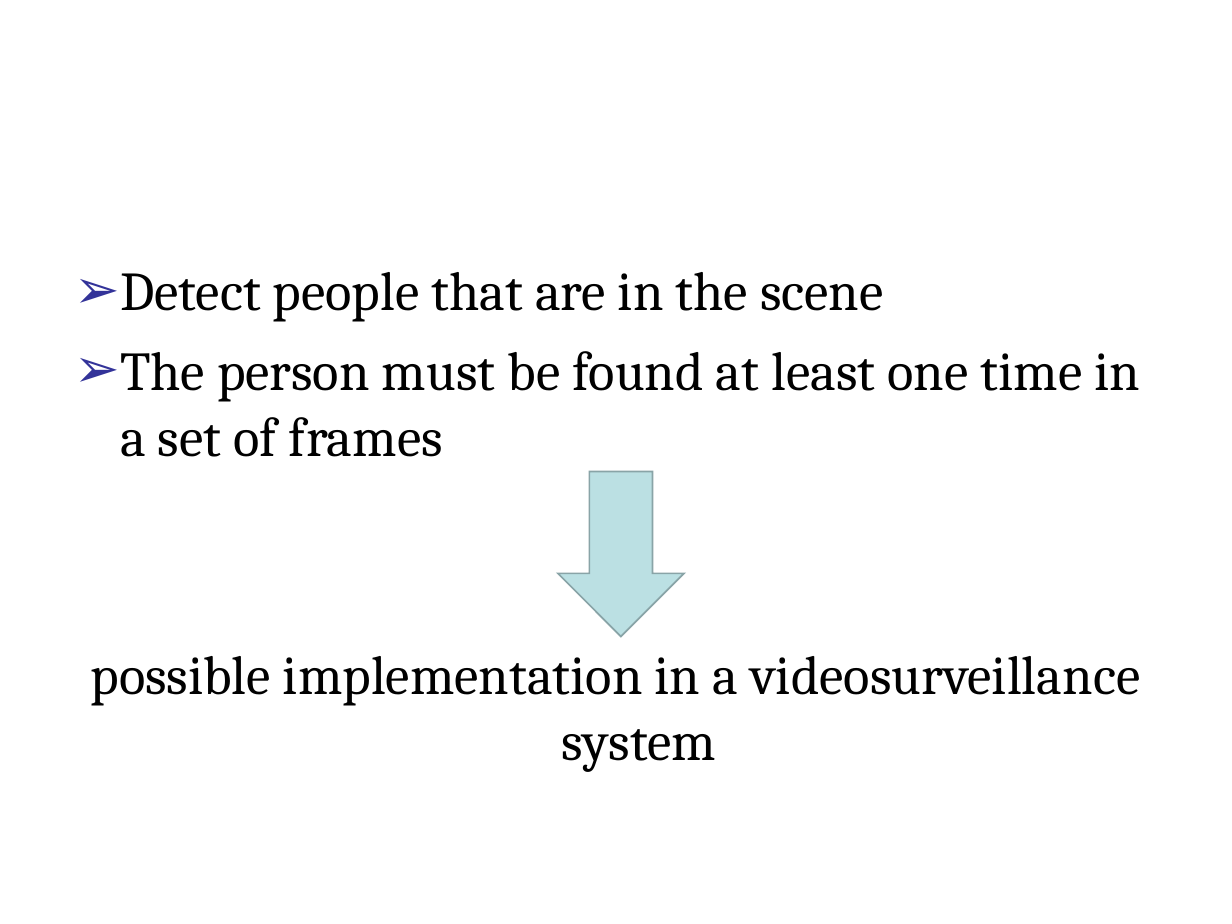
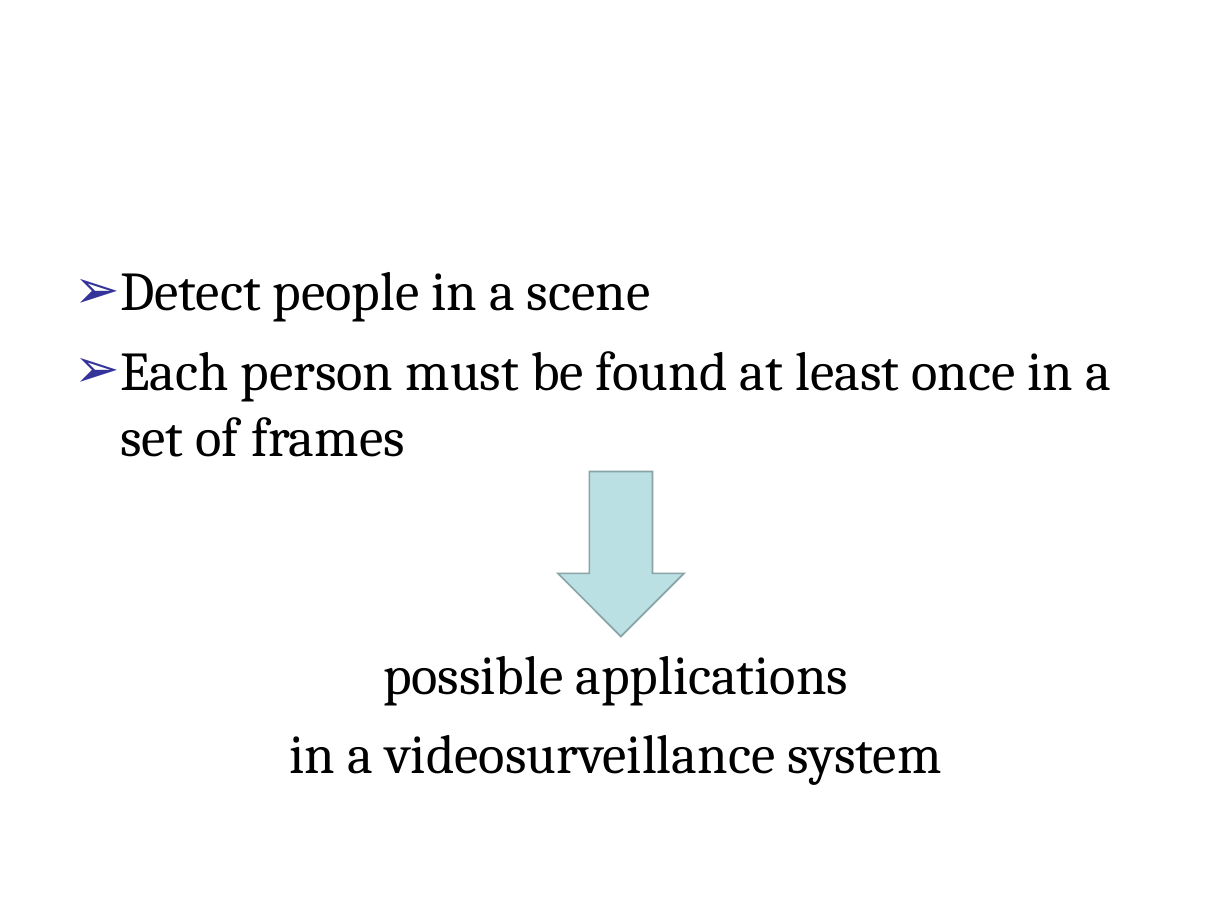
Before and after one commit to Daguerreo/ppd, a slide deck: slide 2 of presentazione/2394.ppt. Drawn at 1232x924 pixels with LibreOffice and Linux fonts; fonts in the diff are those of the drawing; background and template pictures are left out. Boxes give left, top, right and bottom in pixels: in the first picture for what was removed or moved away, otherwise in the second. Text is boxed around its words. In the diff, an @@ line names an element or a change of style, - is before the commit and + after.

```diff
--- a/presentazione/2394.ppt
+++ b/presentazione/2394.ppt
@@ text at [120,272,1111,785]: text changed @@
-➢ Detect people that are in the scene
-➢ The person must be found at least one time in a set of frames
-possible implementation in a videosurveillance system
+➢ Detect people in a scene
+➢ Each person must be found at least once in a set of frames
+possible applications
+in a videosurveillance system
```
Also in this commit, not shown: 4 other slides changed, 1 slide added.
